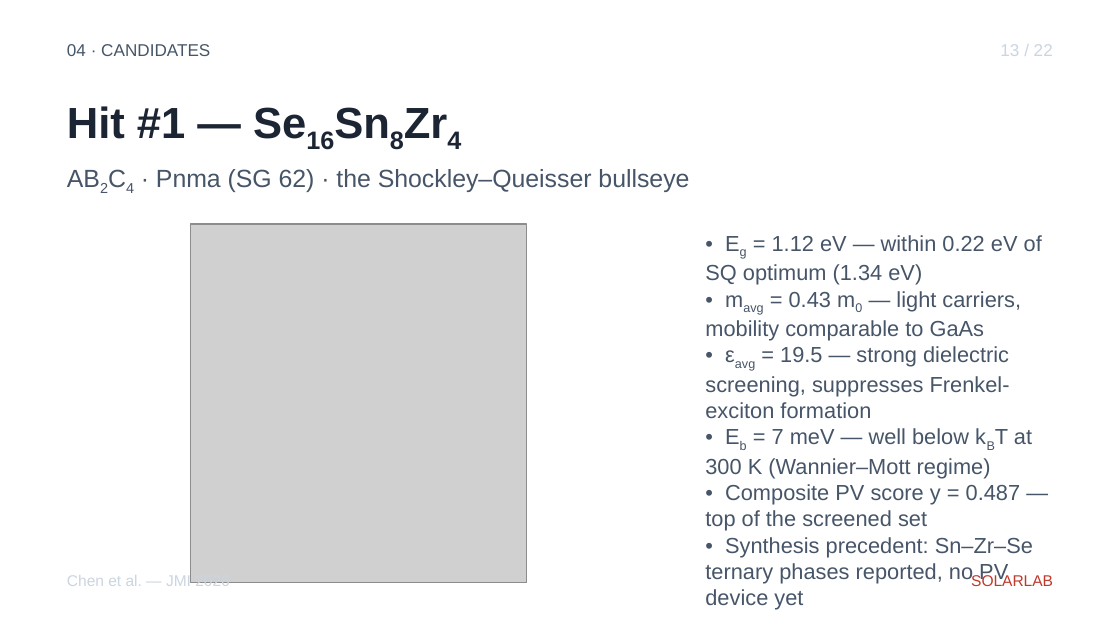
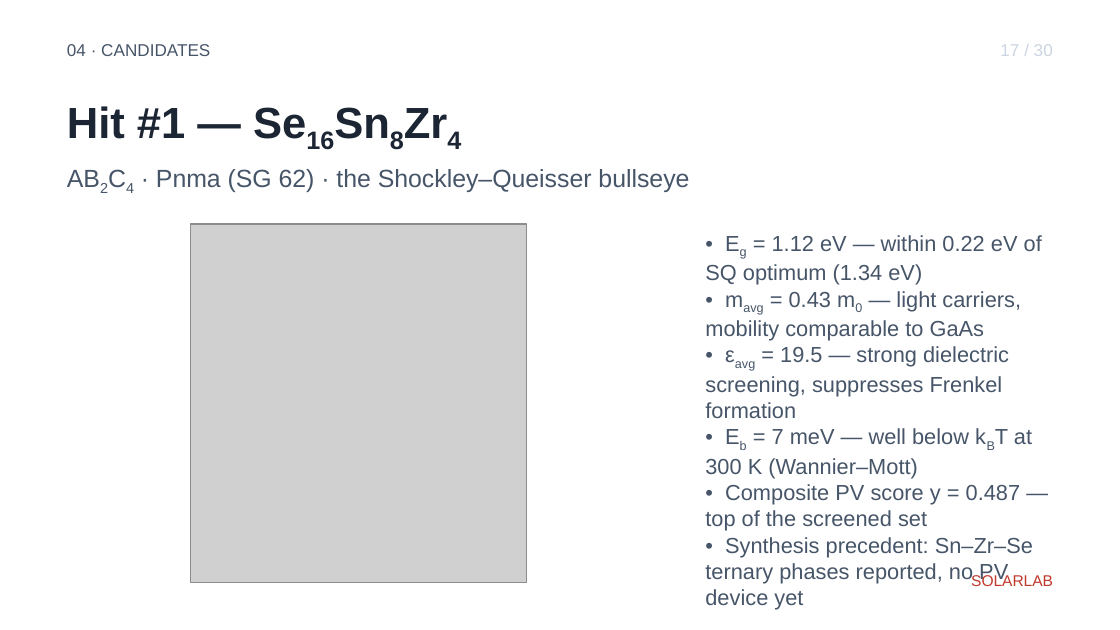
Before and after one commit to ShaneLogic/SolarLab, a slide deck: slide 21 of presentations/jmi-2026/output/jmi-2026.pptx (slide 17 before the commit). Drawn at 1120x630 pixels with LibreOffice and Linux fonts; fonts in the diff are those of the drawing; grey boxes stand for pictures. Boxes give left, top, right and bottom in pixels: in the first picture for what was removed or moved away, otherwise in the second. Text is boxed around its words. In the diff, an @@ line names an element or a change of style, - is before the commit and + after.

```diff
--- a/presentations/jmi-2026/output/jmi-2026.pptx
+++ b/presentations/jmi-2026/output/jmi-2026.pptx
@@ text at [1000, 44, 1053, 56]: text changed @@
-13 / 22
+17 / 30
@@ text at [705, 346, 1032, 479]: text changed @@
-• εavg = 19.5 — strong dielectric screening, suppresses Frenkel-exciton formation
-• Eb = 7 meV — well below kBT at 300 K (Wannier–Mott regime)
+• εavg = 19.5 — strong dielectric screening, suppresses Frenkel formation
+• Eb = 7 meV — well below kBT at 300 K (Wannier–Mott)
@@ text removed at [67, 574, 230, 590] @@
-Chen et al. — JMI 2026
```
Also in this commit, not shown: 19 other slides changed, 9 slides added, 1 slide removed, 2 other files.
